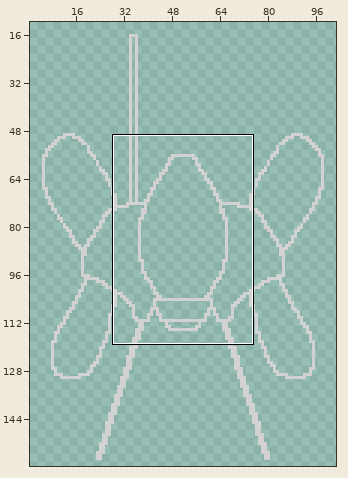
Two states of a pixel-art file, ffegx_sprites/Soldier Sprites/soldier_sprite.aseprite. The first picture is a wide view before the edit; the outline marks the close-up.
Close-up. Earlier state:
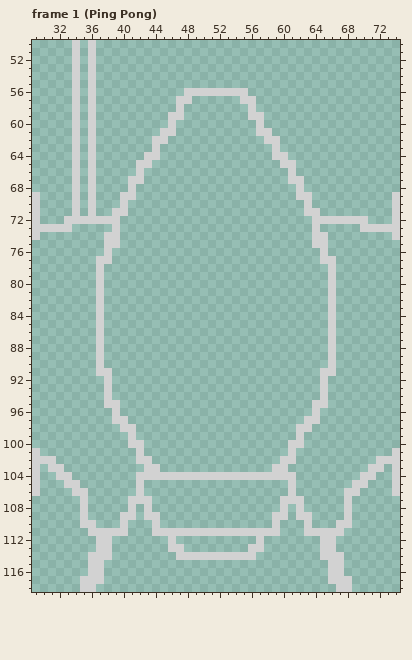
105x160 pixels, 5 frames. Shown: frame 1 (Ping Pong): x 29..74, y 50..118. The wide view leaves out empty margins.
The same view after the edit:
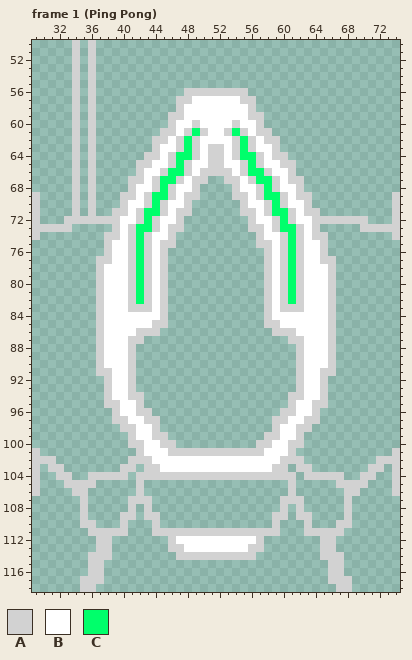
Palette (. is transparent): A #d2d2d2  B #ffffff  C #00ff6b
Changes in this commit:
layer "Soldier/Shell" added
layer "Soldier/Light" added
layer "Soldier/Shoulders" added
layer "Layer 1" removed
--- frame 1 (Ping Pong), layers "Soldier/Shoulders", "Soldier/Light", "Soldier/Shell"
@@ x 29..74 @@
  56 .....A.A...........AAAAAAAA...................
- 57 .....A.A..........AA......AA..................
- 58 .....A.A..........A........A..................
- 59 .....A.A.........AA........AA.................
- 60 .....A.A.........A..........A.................
- 61 .....A.A........AA..........AA................
- 62 .....A.A.......AA............AA...............
- 63 .....A.A.......A..............A...............
- 64 .....A.A......AA..............AA..............
- 65 .....A.A.....AA................AA.............
- 66 .....A.A.....A..................A.............
- 67 .....A.A....AA..................AA............
- 68 .....A.A....A....................A............
- 69 A....A.A...AA....................AA..........A
- 70 A....A.A...A......................A..........A
- 71 A....A.A..AA......................AA.........A
- 72 A...AAAAAAA........................AAAAAAA...A
- 73 AAAAA.....A........................A.....AAAAA
- 74 A........AA........................AA........A
- 75 .........AA........................AA.........
- 76 .........A..........................A.........
- 77 ........AA..........................AA........
- 78 ........A............................A........
- 79 ........A............................A........
- 80 ........A............................A........
- 81 ........A............................A........
- 82 ........A............................A........
- 83 ........A............................A........
- 84 ........A............................A........
- 85 ........A............................A........
- 86 ........A............................A........
- 87 ........A............................A........
- 88 ........A............................A........
- 89 ........A............................A........
- 90 ........A............................A........
- 91 ........AA..........................AA........
- 92 .........A..........................A.........
- 93 .........A..........................A.........
- 94 .........A..........................A.........
- 95 .........AA........................AA.........
- 96 ..........A........................A..........
- 97 ..........AA......................AA..........
- 98 ...........AA....................AA...........
- 99 ............A....................A............
-100 ............AA..................AA............
-101 A............A..................A............A
-102 AAA..........AA................AA..........AAA
-103 A.AA..........AA..............AA..........AA.A
-104 A..AA........AAAAAAAAAAAAAAAAAAAA........AA..A
-105 A...AA.......A..................A.......AA...A
+ 57 .....A.A..........AABBBBBBAA..................
+ 58 .....A.A..........ABBBBBBBBA..................
+ 59 .....A.A.........AABBBBBBBBAA.................
+ 60 .....A.A.........ABBABBBBABBA.................
+ 61 .....A.A........AABACABBACABAA................
+ 62 .....A.A.......AABACABBBBACABAA...............
+ 63 .....A.A.......ABBACABAABACABBA...............
+ 64 .....A.A......AABACCABAABACCABAA..............
+ 65 .....A.A.....AABBACABBAABBACABBAA.............
+ 66 .....A.A.....ABBACCABAAAABACCABBA.............
+ 67 .....A.A....AABACCABAA..AABACCABAA............
+ 68 .....A.A....ABBACABBA....ABBACABBA............
+ 69 A....A.A...AABACCABAA....AABACCABAA..........A
+ 70 A....A.A...ABBACABBA......ABBACABBA..........A
+ 71 A....A.A..AABACCABAA......AABACCABAA.........A
+ 72 A...AAAAAAABBACABBA........ABBACABBAAAAAAA...A
+ 73 AAAAA.....ABACCABAA........AABACCABA.....AAAAA
+ 74 A........AABACABBA..........ABBACABAA........A
+ 75 .........ABBACABAA..........AABACABBA.........
+ 76 .........ABBACABA............ABACABBA.........
+ 77 ........AABBACABA............ABACABBAA........
+ 78 ........ABBBACABA............ABACABBBA........
+ 79 ........ABBBACABA............ABACABBBA........
+ 80 ........ABBBACABA............ABACABBBA........
+ 81 ........ABBBACABA............ABACABBBA........
+ 82 ........ABBBACABA............ABACABBBA........
+ 83 ........ABBBAAABA............ABAAABBBA........
+ 84 ........ABBBBBBBA............ABBBBBBBA........
+ 85 ........ABBBBBBAA............AABBBBBBA........
+ 86 ........ABBBBAAA..............AAABBBBA........
+ 87 ........ABBBAA..................AABBBA........
+ 88 ........ABBBA....................ABBBA........
+ 89 ........ABBBA....................ABBBA........
+ 90 ........ABBBA....................ABBBA........
+ 91 ........AABBA....................ABBAA........
+ 92 .........ABBA....................ABBA.........
+ 93 .........ABBA....................ABBA.........
+ 94 .........ABBAA..................AABBA.........
+ 95 .........AABBA..................ABBAA.........
+ 96 ..........ABBAA................AABBA..........
+ 97 ..........AABBAA..............AABBAA..........
+ 98 ...........AABBA..............ABBAA...........
+ 99 ............ABBAA............AABBA............
+100 ............AABBAA..........AABBAA............
+101 A............ABBBAAAAAAAAAAAABBBA............A
+102 AAA.........AAABBBBBBBBBBBBBBBBAAA.........AAA
+103 A.AA.......AA.AABBBBBBBBBBBBBBAA.AA.......AA.A
+104 A..AA..AAAAA.AAAAAAAAAAAAAAAAAAAA.AAAAA..AA..A
+105 A...AAAA.....A..................A.....AAAA...A
 106 A....AA......A..................A......AA....A
@@ x 45..58 @@
 111 AAAAAAAAAAAAAA
-112 .A..........A.
-113 .AA........AA.
+112 .ABBBBBBBBBBA.
+113 .AABBBBBBBBAA.
 114 ..AAAAAAAAAA..
Boxes around the changes in both close-ups, in picture pixels (x1, y1, x2, y2):
changed: (80, 96, 352, 488)
added: (176, 536, 256, 552)
